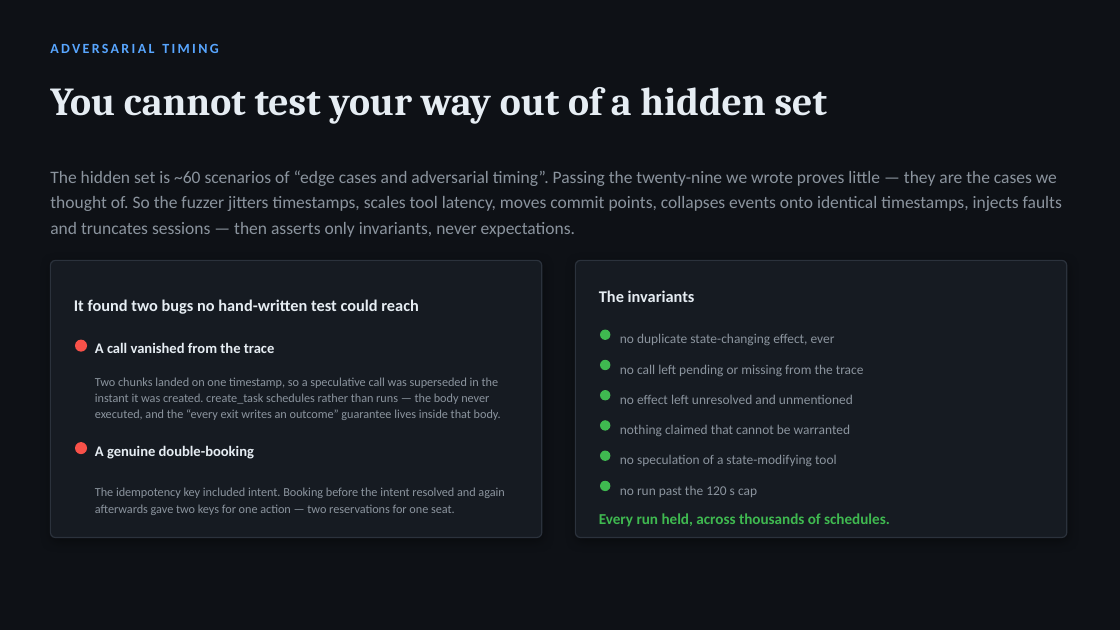
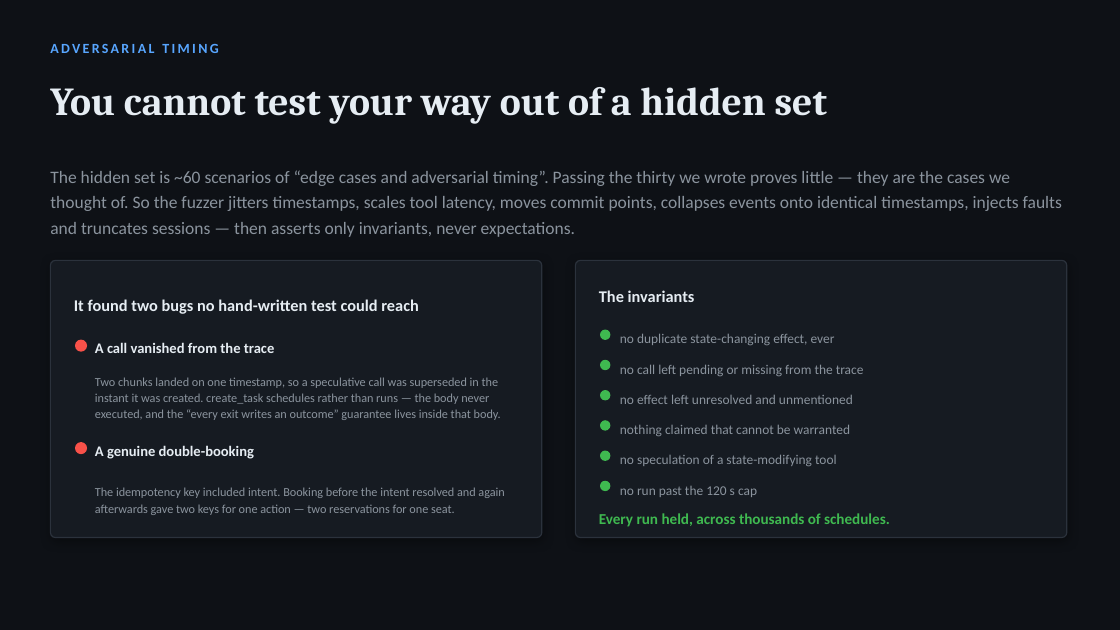
Before and after one commit to itsAryan-devop/parley, a slide deck: slide 9 of deck/ThaparPatiala_TEAM_Submission_ppt.pptx. Drawn at 1120x630 pixels with LibreOffice and Linux fonts; fonts in the diff are those of the drawing. Boxes give left, top, right and bottom in pixels: in the first picture for what was removed or moved away, otherwise in the second. Text is boxed around its words. In the diff, an @@ line names an element or a change of style, - is before the commit and + after.

Commit message:
S30: assert the wire encoding cannot change a decision
Unit tests cover perception.payload_of; this covers the whole agent, so a
regression in inline media lands in the scorecard rather than only in pytest.
S30 delivers the amber-WAN-LED frame as data_b64 and asserts the same
expectations as the path-delivered case. If S10 and S30 both pass, the agent
genuinely cannot tell how media reached it.

The frame is downscaled to 64x64 before encoding. Not a shortcut:
vision.extract_features resizes to 64x64 before measuring anything, so nothing
the classifier looks at is lost -- measured, the label is identical and
confidence moves 0.994 -> 0.993. The alternative was a 230 kB base64 blob in a
directory whose stated virtue is being readable as data; this is 8.5 kB, and
regenerating twice gives the same md5, so the suite stays reproducible.

Deliberately a colour-evidence frame. At 64x64 there are no glyphs left, so this
does not exercise OCR -- S10 and the unit tests cover that on full-resolution
media, and pretending otherwise would be a test that looks broader than it is.

Figures refreshed where they had drifted: 30 scenarios and 335 tests across
README, deck and demo script; the visual row is 7 at 109.3; the deck's modality
mix is recomputed. Mean holds at 109.2. Deck rebuilt.

BUILD_LOG gains this session's findings -- the inline-media bug, the
too-vague abstention, blur shouting over a specific question, rAF suspended in a
background tab, the port collision, the backdatable client timestamp, and the
literature correction that turned out not to be needed.

```diff
--- a/deck/ThaparPatiala_TEAM_Submission_ppt.pptx
+++ b/deck/ThaparPatiala_TEAM_Submission_ppt.pptx
@@ text at <box>50,170,1062,237</box>: text changed @@
-The hidden set is ~60 scenarios of “edge cases and adversarial timing”. Passing the twenty-nine we wrote proves little — they are the cases we thought of. So the fuzzer jitters timestamps, scales tool latency, moves commit points, collapses events onto identical timestamps, injects faults and truncates sessions — then asserts only invariants, never expectations.
+The hidden set is ~60 scenarios of “edge cases and adversarial timing”. Passing the thirty we wrote proves little — they are the cases we thought of. So the fuzzer jitters timestamps, scales tool latency, moves commit points, collapses events onto identical timestamps, injects faults and truncates sessions — then asserts only invariants, never expectations.
```
Also in this commit, not shown: 1 other slide changed, 6 other files.
